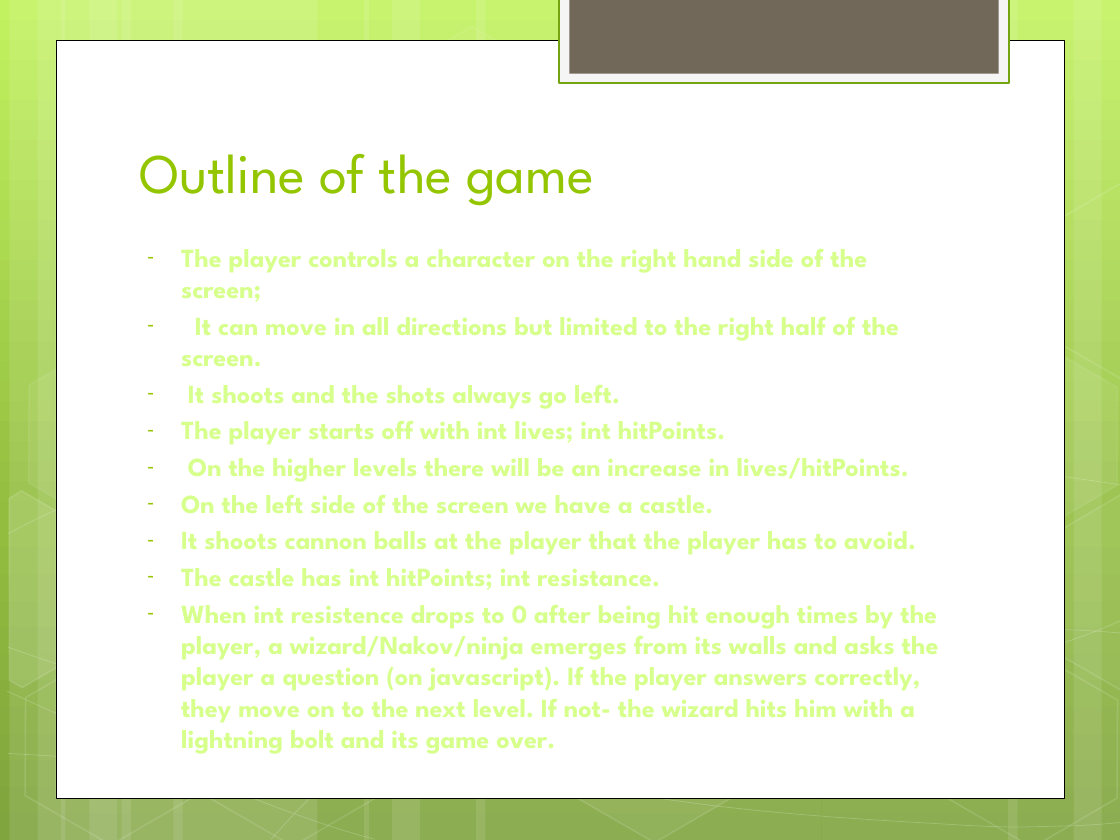
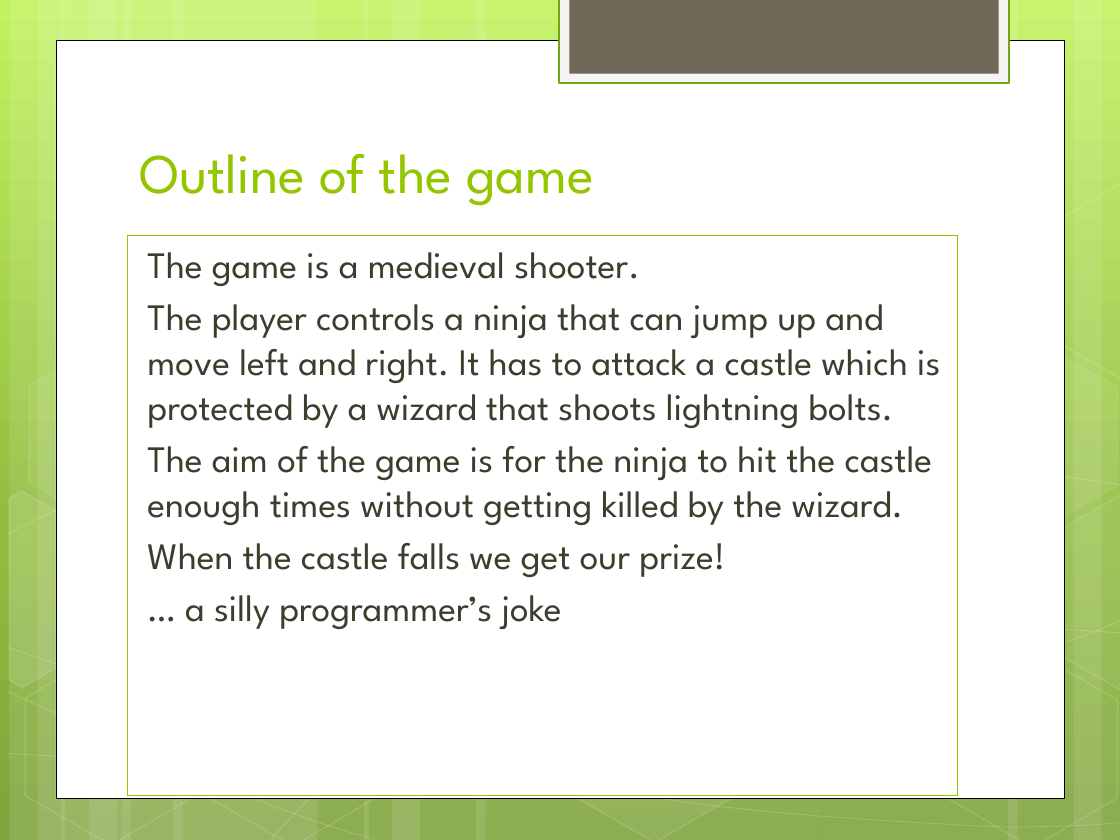
Before and after one commit to TeamPhlox/Cognitio, a slide deck: slide 2 of cognitio.pptx. Drawn at 1120x840 pixels with LibreOffice and Linux fonts; fonts in the diff are those of the drawing. Boxes give left, top, right and bottom in pixels: in the first picture for what was removed or moved away, otherwise in the second. Text is boxed around its words. In the diff, an @@ line names an element or a change of style, - is before the commit and + after.

Commit message:
Fixed presentation

```diff
--- a/cognitio.pptx
+++ b/cognitio.pptx
@@ text "The game is a medieval ...": place and size @@
-text "The game is a medieval ..." at bbox=[181, 249, 939, 754]
+text "The game is a medieval ..." at bbox=[128, 235, 958, 795]
@@ text "The game is a medieval ..." at bbox=[128, 235, 958, 795]: outline none to #94C600 0.75 pt @@
@@ text at bbox=[147, 252, 940, 629]: text changed; size 16.8 to 24 pt; text colour #D6FF8C to #3E3D2D; bold off @@
-– The player controls a character on the right hand side of the screen;
-– It can move in all directions but limited to the right half of the screen.
-– It shoots and the shots always go left.
-– The player starts off with int lives; int hitPoints.
-– On the higher levels there will be an increase in lives/hitPoints.
-– On the left side of the screen we have a castle.
-– It shoots cannon balls at the player that the player has to avoid.
-– The castle has int hitPoints; int resistance.
-– When int resistence drops to 0 after being hit enough times by the player, a wizard/Nakov/ninja emerges from its walls and asks the player a question (on javascript). If the player answers correctly, they move on to the next level. If not- the wizard hits him with a lightning bolt and its game over.
+The game is a medieval shooter.
+The player controls a ninja that can jump up and move left and right. It has to attack a castle which is protected by a wizard that shoots lightning bolts.
+The aim of the game is for the ninja to hit the castle enough times without getting killed by the wizard.
+When the castle falls we get our prize!
+… a silly programmer’s joke
```
Also in this commit, not shown: 2 other slides changed, 2 slides removed.
